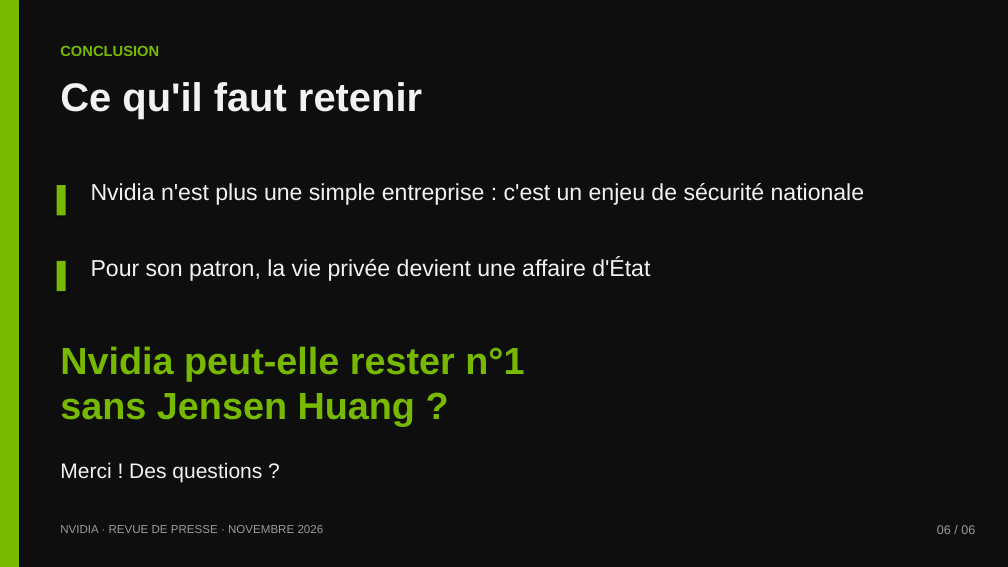
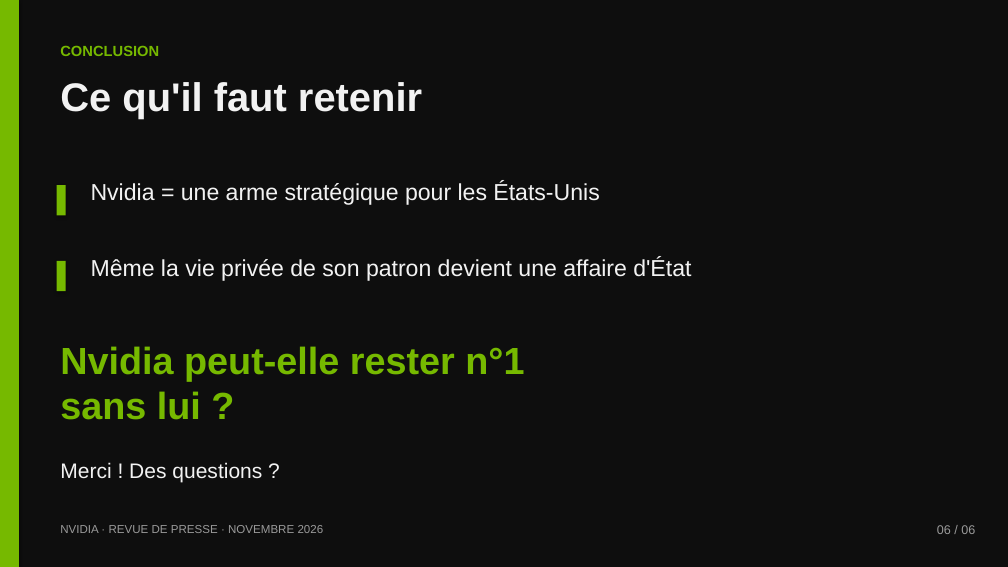
Before and after one commit to dehamnaadam-hue/Encole, a slide deck: slide 6 of nvidia/Nvidia-revue-de-presse.pptx. Drawn at 1008x567 pixels with LibreOffice and Linux fonts; fonts in the diff are those of the drawing. Boxes give left, top, right and bottom in pixels: in the first picture for what was removed or moved away, otherwise in the second. Text is boxed around its words. In the diff, an @@ line names an element or a change of style, - is before the commit and + after.

```diff
--- a/nvidia/Nvidia-revue-de-presse.pptx
+++ b/nvidia/Nvidia-revue-de-presse.pptx
@@ text at (91, 182, 599, 205): text changed @@
-Nvidia n'est plus une simple entreprise : c'est un enjeu de sécurité nationale
+Nvidia = une arme stratégique pour les États-Unis
@@ text at (91, 257, 691, 281): text changed @@
-Pour son patron, la vie privée devient une affaire d'État
+Même la vie privée de son patron devient une affaire d'État
@@ text at (60, 391, 201, 420): text changed @@
-sans Jensen Huang ?
+sans lui ?
```
Also in this commit, not shown: 4 other slides changed, 1 other file.
